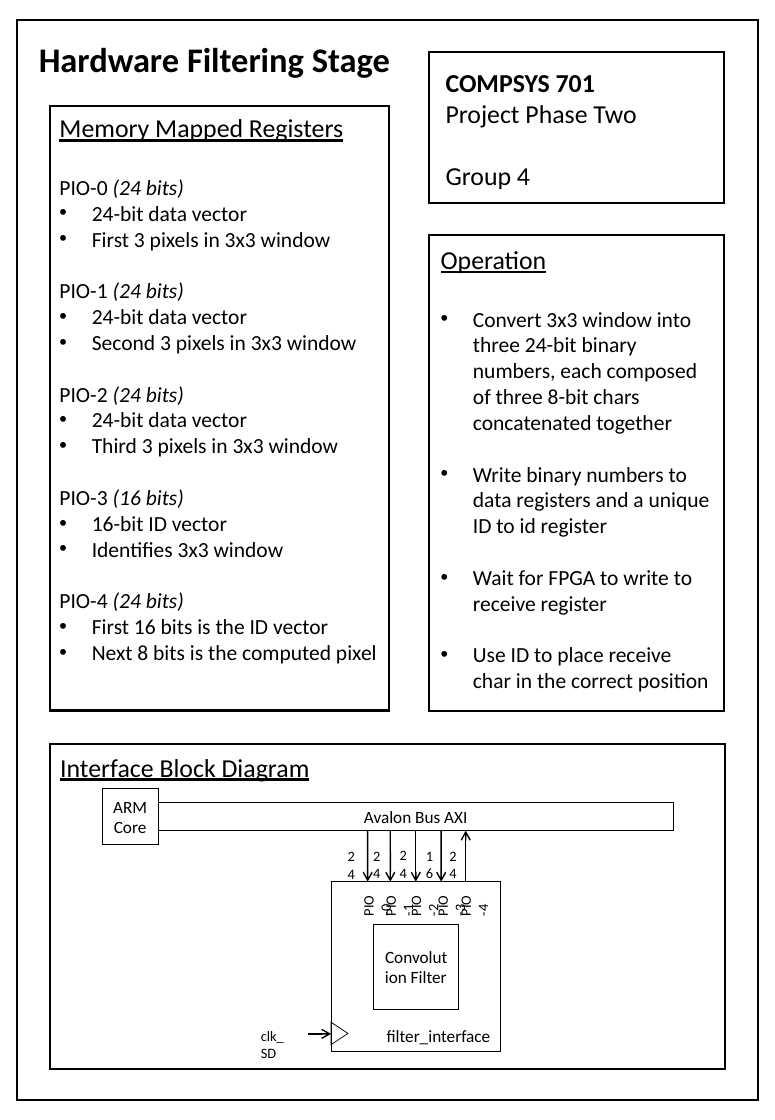
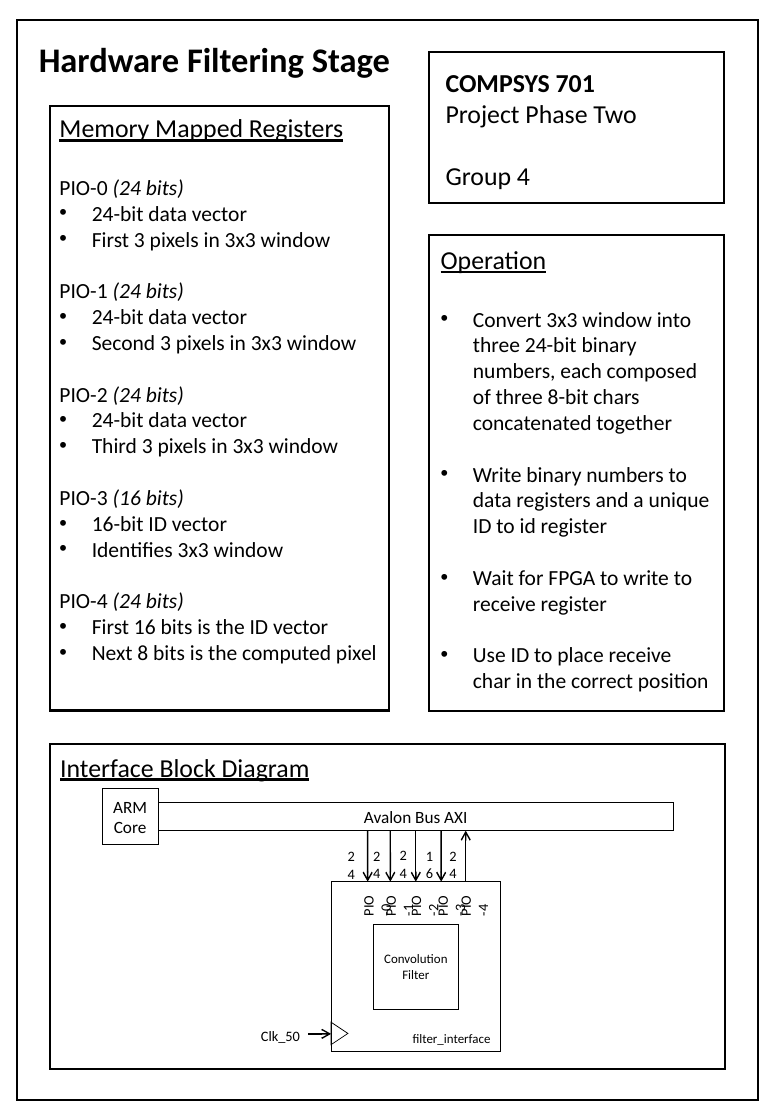
Before and after one commit to nz-Mark-Y/Object-Detection-SoC, a slide deck: slide 1 of documentation/Phase 2 Datasheet.pptx. Drawn at 775x1120 pixels with LibreOffice and Linux fonts; fonts in the diff are those of the drawing. Boxes give left, top, right and bottom in pixels: in the first picture for what was removed or moved away, otherwise in the second. Text is boxed around its words. In the diff, an @@ line names an element or a change of style, - is before the commit and + after.

Commit message:
Minor changes

```diff
--- a/documentation/Phase 2 Datasheet.pptx
+++ b/documentation/Phase 2 Datasheet.pptx
@@ rectangle "filter_interface" at bbox=[331, 881, 500, 1051]: size 12 to 9 pt @@
@@ rectangle "Convolution Filter" at bbox=[373, 924, 458, 1009]: size 12 to 9 pt @@
@@ text at bbox=[261, 1031, 300, 1043]: text changed @@
-clk_SD
+Clk_50
```
